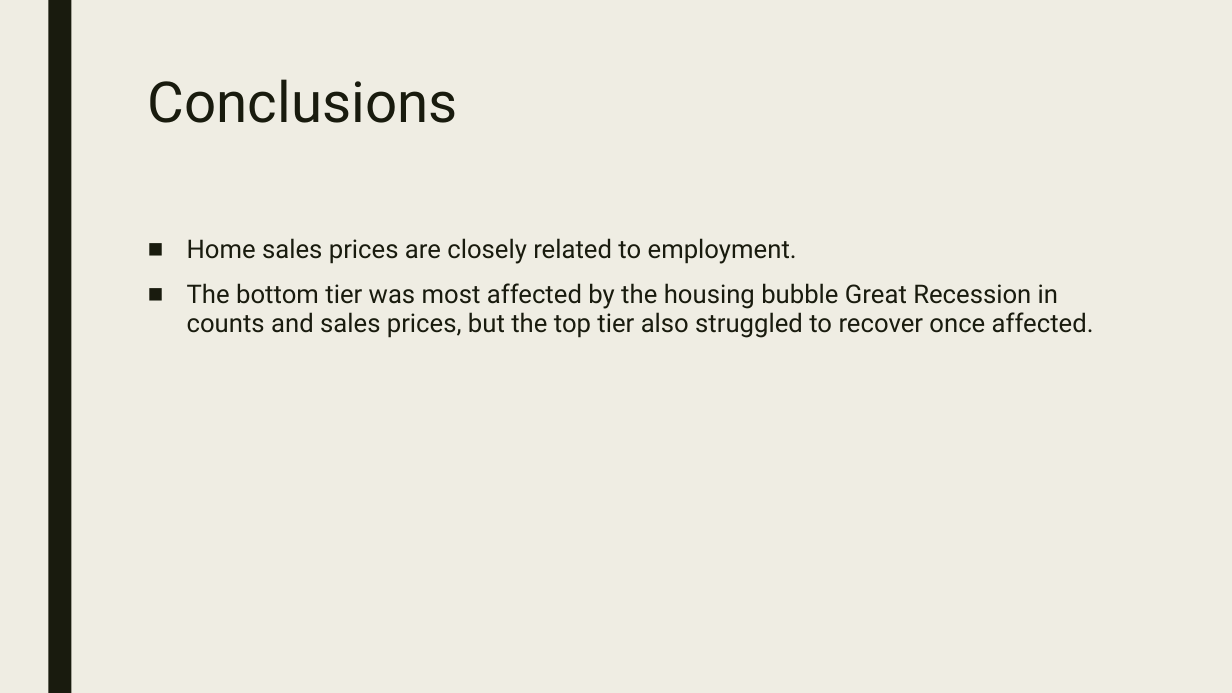
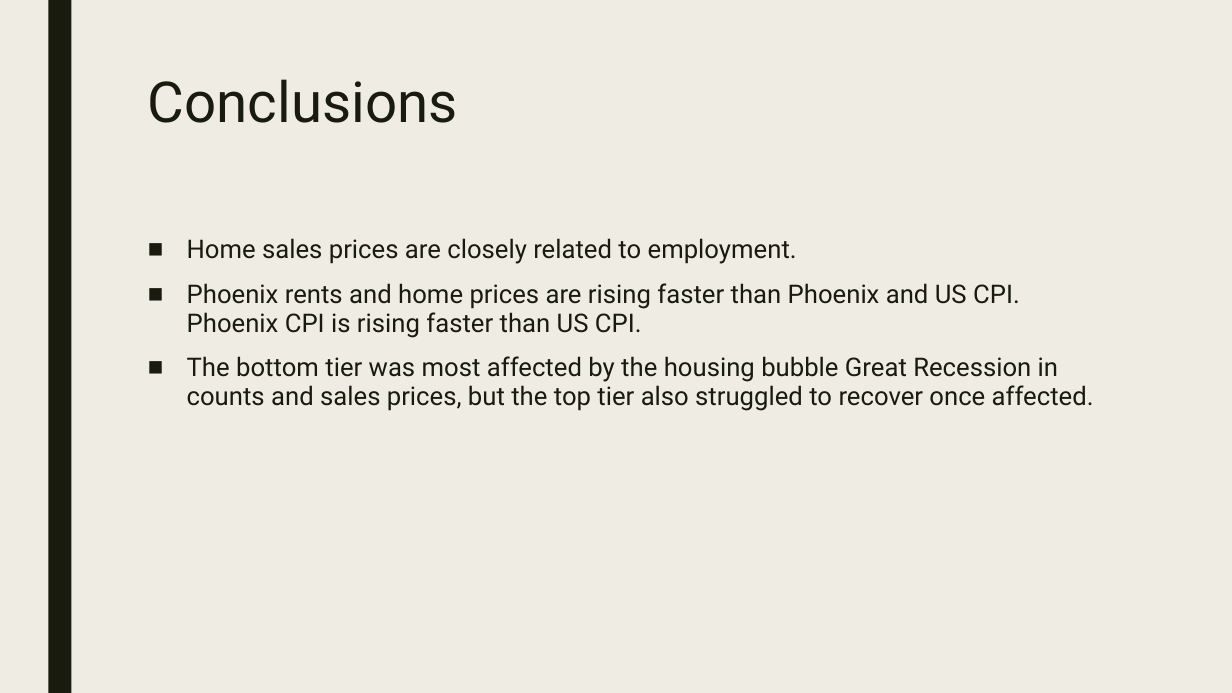
Before and after one commit to janinewhite/Proletariats, a slide deck: slide 13 of Presentation/Analysis of Phoenix AZ Real Estate Trends.pptx. Drawn at 1232x693 pixels with LibreOffice and Linux fonts; fonts in the diff are those of the drawing. Boxes give left, top, right and bottom in pixels: in the first picture for what was removed or moved away, otherwise in the second. Text is boxed around its words. In the diff, an @@ line names an element or a change of style, - is before the commit and + after.

```diff
--- a/Presentation/Analysis of Phoenix AZ Real Estate Trends.pptx
+++ b/Presentation/Analysis of Phoenix AZ Real Estate Trends.pptx
@@ text at (x1=187, y1=283, x2=1020, y2=338): paragraph added @@
+■ Phoenix rents and home prices are rising faster than Phoenix and US CPI. Phoenix CPI is rising faster than US CPI.
```
Also in this commit, not shown: 1 slide added, 1 slide removed.
